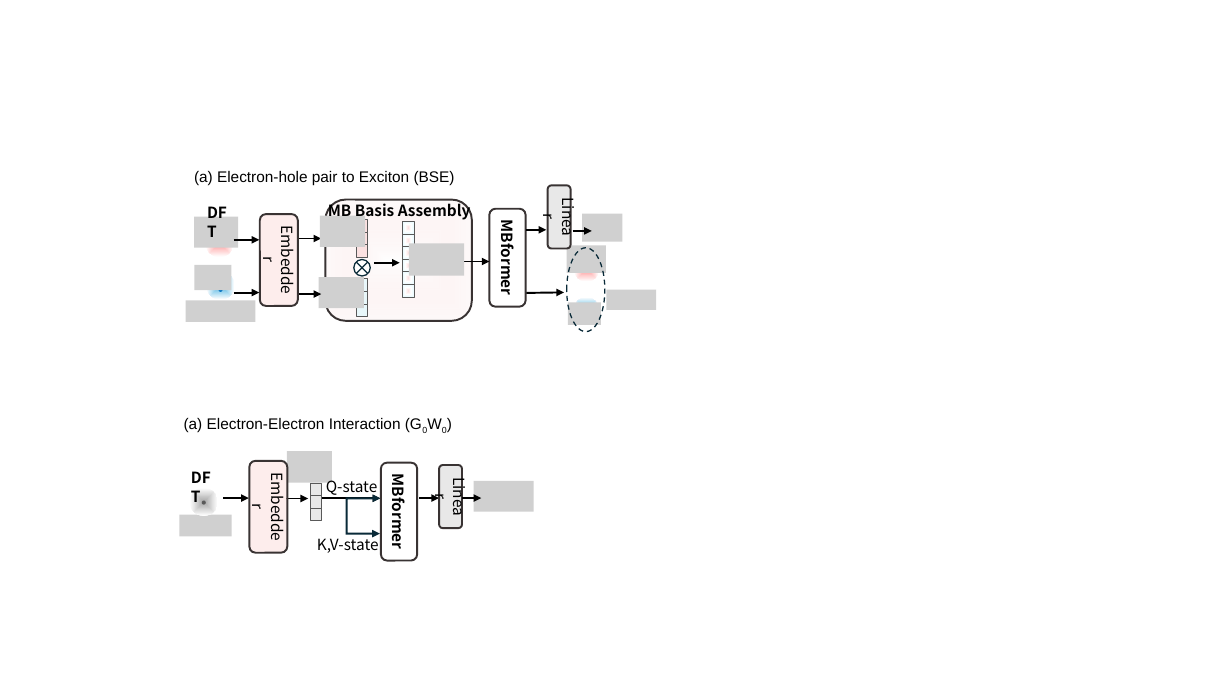
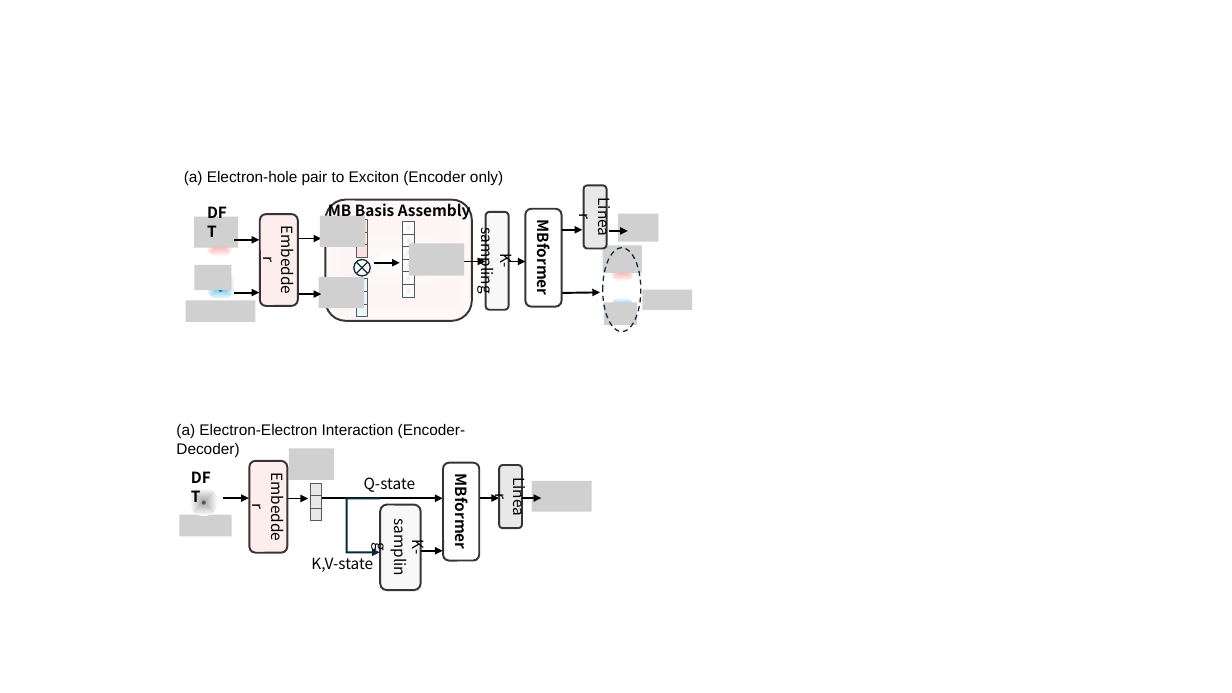
Before and after one commit to bwhou1997/Deep-GWBSE, a slide deck: slide 2 of src/from_model/fig/model.pptx. Drawn at 1232x693 pixels with LibreOffice and Linux fonts; fonts in the diff are those of the drawing; grey boxes stand for pictures. Boxes give left, top, right and bottom in pixels: in the first picture for what was removed or moved away, otherwise in the second. Text is boxed around its words. In the diff, an @@ line names an element or a change of style, - is before the commit and + after.

```diff
--- a/src/from_model/fig/model.pptx
+++ b/src/from_model/fig/model.pptx
@@ text at (184, 171, 503, 185): text changed @@
-(a) Electron-hole pair to Exciton (BSE)
+(a) Electron-hole pair to Exciton (Encoder only)
@@ rounded rectangle added at (486, 212, 509, 310), fill #F8F8F8, outline #393333 1.5 pt, 12 pt, text #000000 @@
+K-sampling
@@ 4 pictures, 4 ellipses, 3 arrows, 2 rounded rectangles: place and size @@
-4 pictures, 4 ellipses, 3 arrows, 2 rounded rectangles at (489, 185, 656, 332)
+4 pictures, 4 ellipses, 3 arrows, 2 rounded rectangles at (525, 185, 692, 332)
@@ arrow moved from (455, 262) - (490, 262) to (455, 262) - (485, 262) @@
@@ arrow added from (508, 262) to (526, 262), #000000 1.5 pt @@
@@ text at (176, 424, 466, 457): text changed @@
-(a) Electron-Electron Interaction (G0W0)
+(a) Electron-Electron Interaction (Encoder-Decoder)
@@ text "Q-state" rewrapped from (326, 476, 378, 496) to (364, 477, 416, 492) @@
@@ arrow moved from (322, 498) - (380, 498) to (322, 498) - (443, 498) @@
@@ freeform shape: place and size @@
-freeform shape at (347, 498, 380, 533)
+freeform shape at (347, 498, 380, 552)
@@ rounded rectangle added at (380, 504, 421, 590), fill #F8F8F8, outline #393333 1.5 pt, 12 pt, text #000000 @@
+K-sampling
@@ 2 rounded rectangles, 2 arrows: place and size @@
-2 rounded rectangles, 2 arrows at (381, 463, 482, 561)
+2 rounded rectangles, 2 arrows at (443, 463, 542, 561)
@@ picture: place and size @@
-picture at (474, 482, 534, 512)
+picture at (531, 482, 592, 512)
@@ text "K,V-state": place and size @@
-text "K,V-state" at (317, 534, 379, 553)
+text "K,V-state" at (311, 553, 373, 572)
@@ arrow added from (421, 551) to (443, 551), #000000 1.5 pt @@
```
Also in this commit, not shown: 1 other slide changed, 3 other files.
